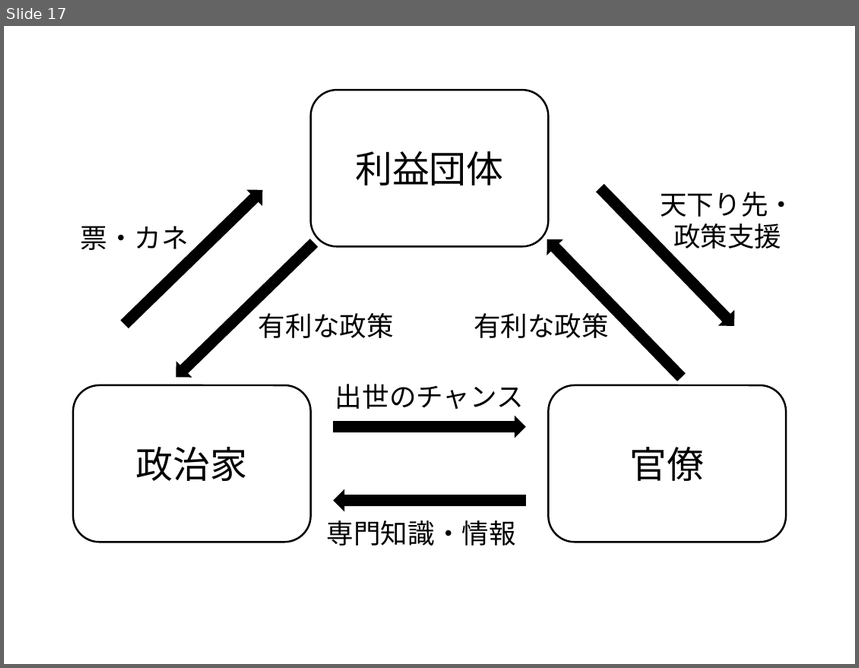
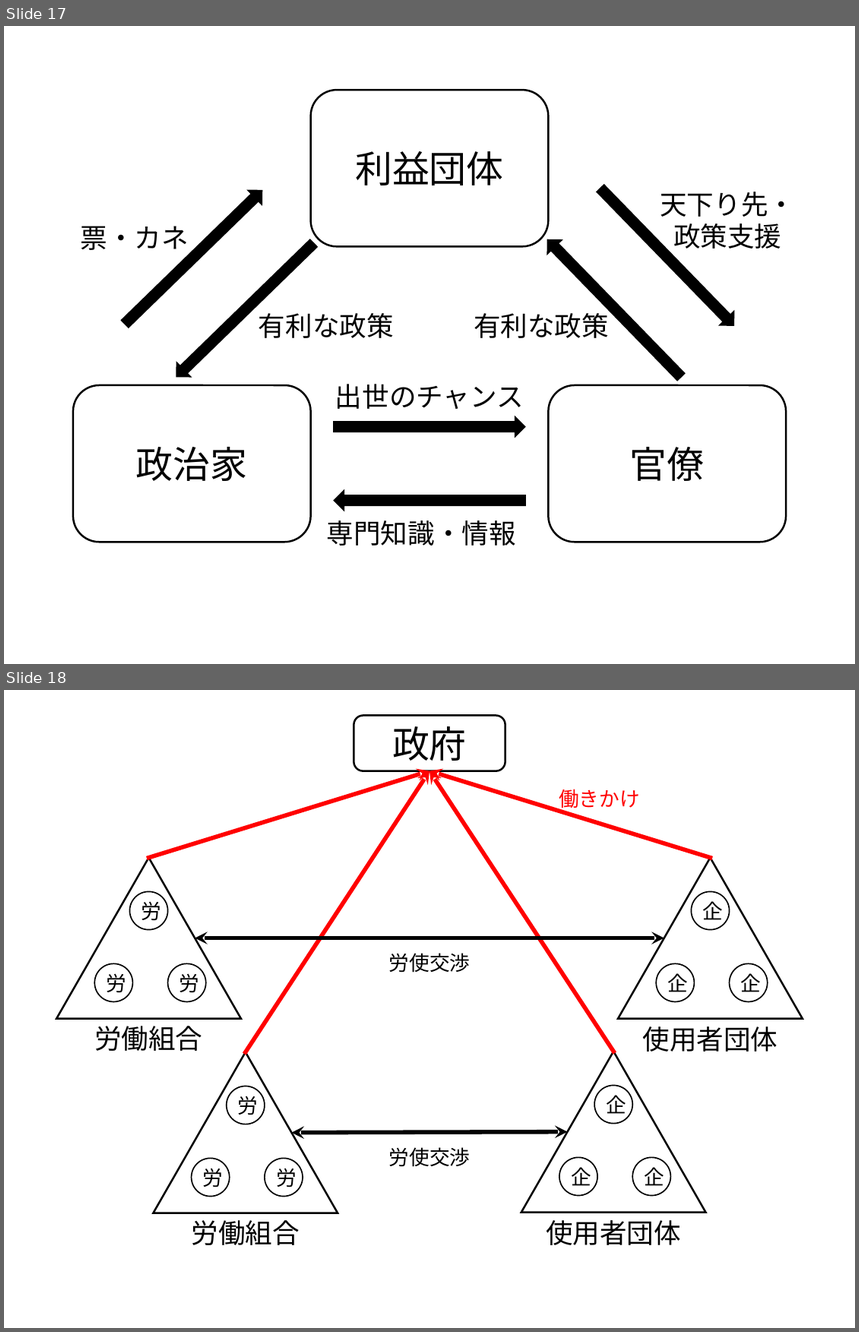
Before and after one commit to junpei-suzuki/PP-2026-Komazawa, a slide deck: figs/DIYfigures_pp.pptx. Shown one above the other, each under a label of ours: slide 17 before the commit, slides 17 and 18 after it. The pictures are 859x668 and 859x1332 pixels, drawn with LibreOffice and Linux fonts; fonts in the diff are those of the drawing. Boxes give left, top, right and bottom in pixels: in the first picture for what was removed or moved away, otherwise in the second. Text is boxed around its words. In the diff, an @@ line names an element or a change of style, - is before the commit and + after.

```diff
--- a/figs/DIYfigures_pp.pptx
+++ b/figs/DIYfigures_pp.pptx
@@ slide 18 added at [4,690,855,1328], background #FFFFFF @@
@@ group added at [56,716,802,1246]: 12 ellipses, 7 texts, 4 triangles, 4 arrows, 2 double arrows, 1 rounded rectangle @@
+政府
+労
+労
+労
+労働組合
+労
+労
+労
+労働組合
+企
+企
+企
+使用者団体
+企
+企
+企
+使用者団体
+働きかけ
+労使交渉
+労使交渉
```
Also in this commit, not shown: 2 other slides added, 24 other files.
